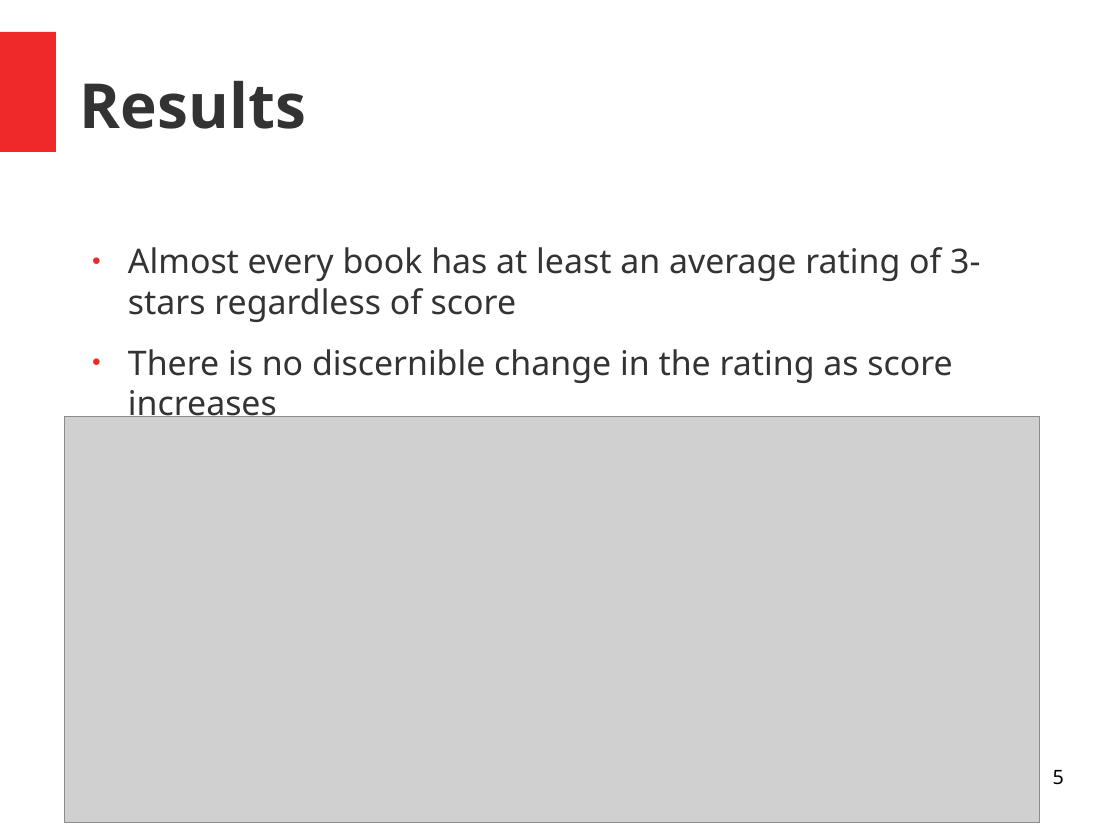
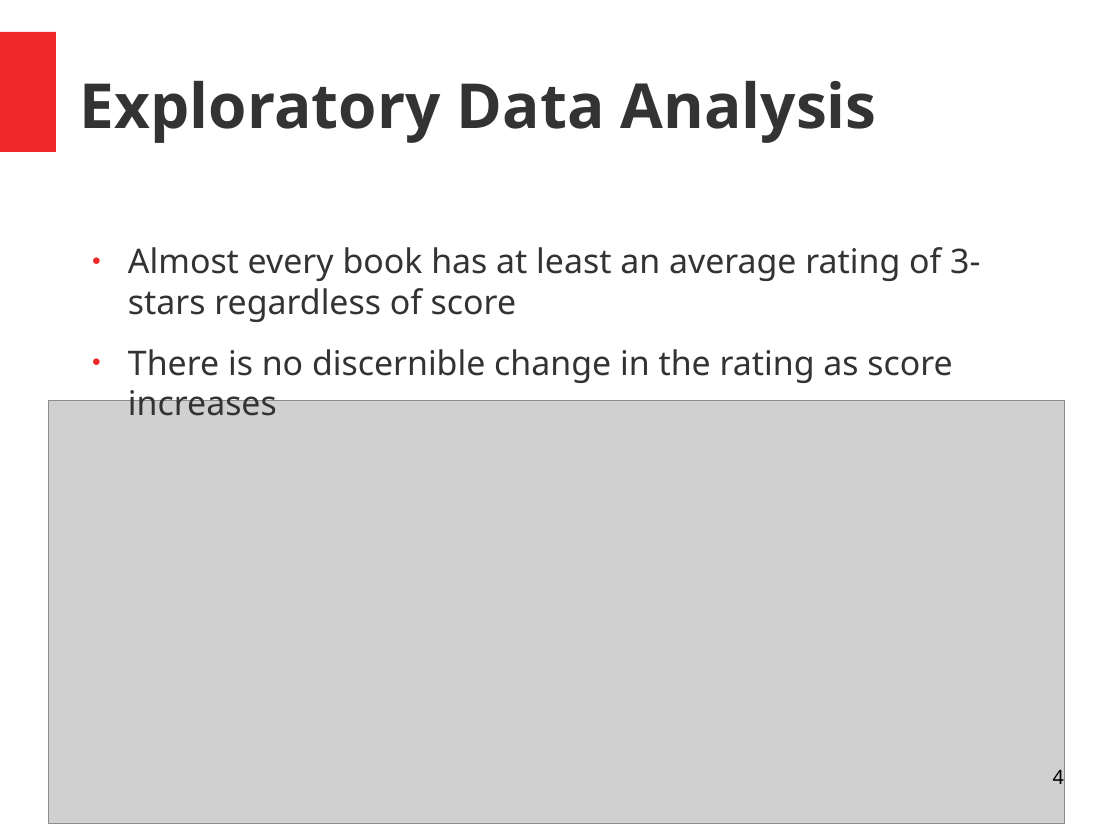
Before and after one commit to Shredder42/must_read_books, a slide deck: slide 4 of presentation.odp (slide 5 before the commit). Drawn at 1120x840 pixels with LibreOffice and Linux fonts; fonts in the diff are those of the drawing; grey boxes stand for pictures. Boxes give left, top, right and bottom in pixels: in the first picture for what was removed or moved away, otherwise in the second. Text is boxed around its words. In the diff, an @@ line names an element or a change of style, - is before the commit and + after.

```diff
--- a/presentation.odp
+++ b/presentation.odp
@@ title at <box>80,81,877,143</box>: text changed @@
-Results
+Exploratory Data Analysis
@@ picture: place and size @@
-picture at <box>65,417,1041,823</box>
+picture at <box>49,400,1065,824</box>
@@ page number at <box>1053,770,1064,784</box>: text changed @@
-5
+4
```
Also in this commit, not shown: 4 other slides changed, 1 slide added, 1 slide removed, 2 other files.
